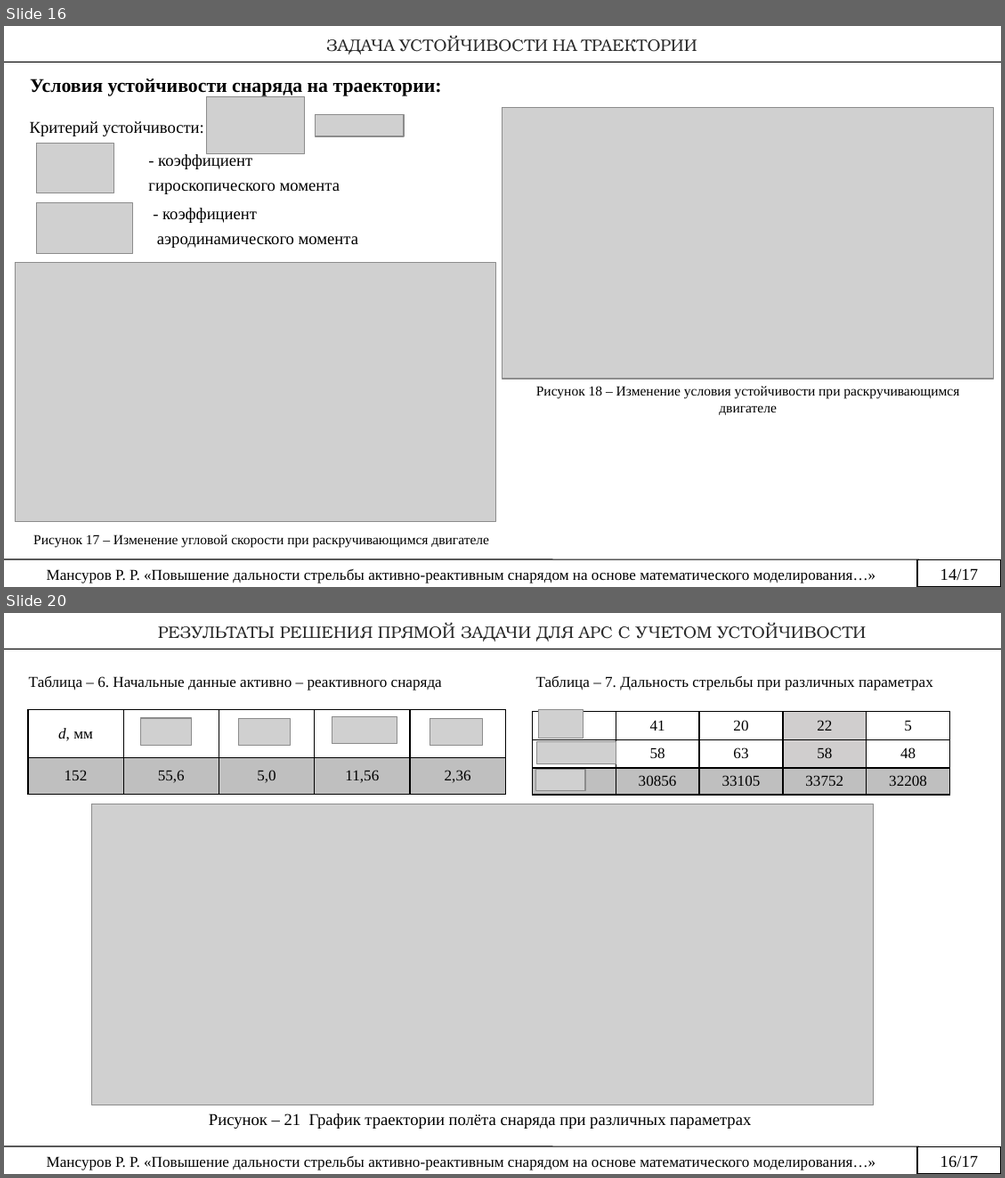
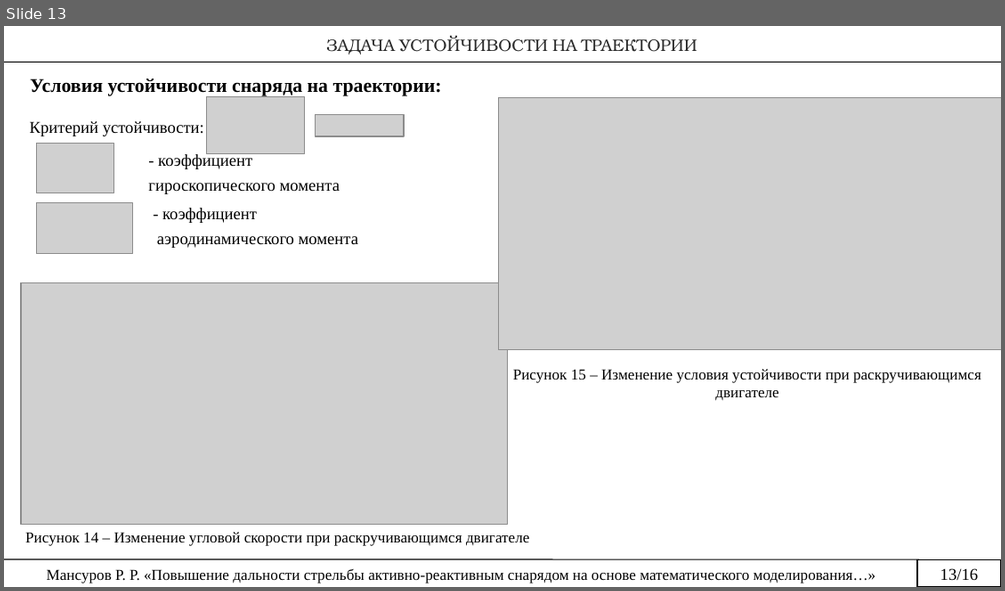
Before and after one commit to rustam-mansurov/cats, a slide deck: Диссертация/Мансуров Презентация.pptx. Shown one above the other, each under a label of ours: slides 16 and 20 before the commit, slide 13 after it; the slides between them are not shown. The pictures are 1005x1178 and 1005x591 pixels, drawn with LibreOffice and Linux fonts; fonts in the diff are those of the drawing; grey boxes stand for pictures. Boxes give left, top, right and bottom in pixels: in the first picture for what was removed or moved away, otherwise in the second. Text is boxed around its words. In the diff, an @@ line names an element or a change of style, - is before the commit and + after.

```diff
--- a/Диссертация/Мансуров Презентация.pptx
+++ b/Диссертация/Мансуров Презентация.pptx
@@ slide 20 removed at (4, 613, 1001, 1174), background #FFFFFF @@
@@ text removed at (158, 623, 866, 641) @@
-РЕЗУЛЬТАТЫ РЕШЕНИЯ ПРЯМОЙ ЗАДАЧИ ДЛЯ АРС С УЧЕТОМ УСТОЙЧИВОСТИ
@@ line removed from (4, 649) to (1001, 649) @@
@@ text removed at (29, 676, 442, 690) @@
-Таблица – 6. Начальные данные активно – реактивного снаряда
@@ text removed at (536, 676, 933, 690) @@
-Таблица – 7. Дальность стрельбы при различных параметрах
@@ table removed at (28, 710, 506, 795), 2 rows, 5 columns @@
-d, мм |  |  |  | 
-152 | 55,6 | 5,0 | 11,56 | 2,36
@@ picture removed at (140, 718, 192, 745) @@
@@ picture removed at (238, 719, 290, 746) @@
@@ picture removed at (332, 716, 397, 744) @@
@@ picture removed at (429, 719, 483, 746) @@
@@ table removed at (533, 712, 951, 795), 3 rows, 5 columns @@
- | 41 | 20 | 22 | 5
- | 58 | 63 | 58 | 48
- | 30856 | 33105 | 33752 | 32208
@@ picture removed at (538, 710, 583, 738) @@
@@ picture removed at (536, 741, 616, 764) @@
@@ picture removed at (535, 769, 585, 790) @@
@@ picture removed at (92, 804, 874, 1104) @@
@@ text removed at (209, 1113, 751, 1128) @@
-Рисунок – 21 График траектории полёта снаряда при различных параметрах
@@ line removed from (4, 1146) to (919, 1146) @@
@@ rectangle removed at (917, 1146, 1001, 1173) @@
@@ text removed at (47, 1156, 876, 1170) @@
-Мансуров Р. Р. «Повышение дальности стрельбы активно-реактивным снарядом на основе математического моделирования…»
@@ text removed at (940, 1155, 978, 1167) @@
-16/17
@@ what was slide 16 is now slide 13 @@
@@ slide 13 changed as well @@
@@ picture: place and size @@
-picture at (502, 108, 993, 378)
+picture at (499, 98, 1001, 350)
@@ picture: place and size @@
-picture at (15, 262, 495, 521)
+picture at (21, 282, 508, 524)
@@ text at (513, 369, 981, 401): text changed; size 10 to 11 pt @@
-Рисунок 18 – Изменение условия устойчивости при раскручивающимся двигателе
+Рисунок 15 – Изменение условия устойчивости при раскручивающимся двигателе
@@ text at (25, 532, 529, 546): text changed; size 10 to 11 pt @@
-Рисунок 17 – Изменение угловой скорости при раскручивающимся двигателе
+Рисунок 14 – Изменение угловой скорости при раскручивающимся двигателе
@@ text in rectangle at (940, 568, 978, 580): text changed @@
-14/17
+13/16
```
Also in this commit, not shown: 12 other slides changed, 1 slide added, 6 other slides removed, 16 other files.
